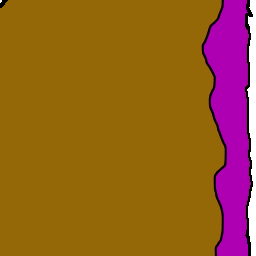
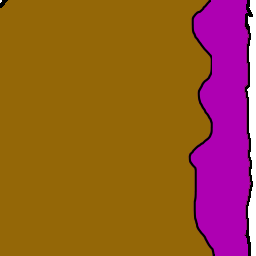
Two versions of the same layered image (w=256, h=256). Layer-by-layer changes:
hid "N3XR Middle" over [188, 0, 227, 256]
added layer "N3XR Middle-New" above "N3XR" over [188, 0, 227, 256]
